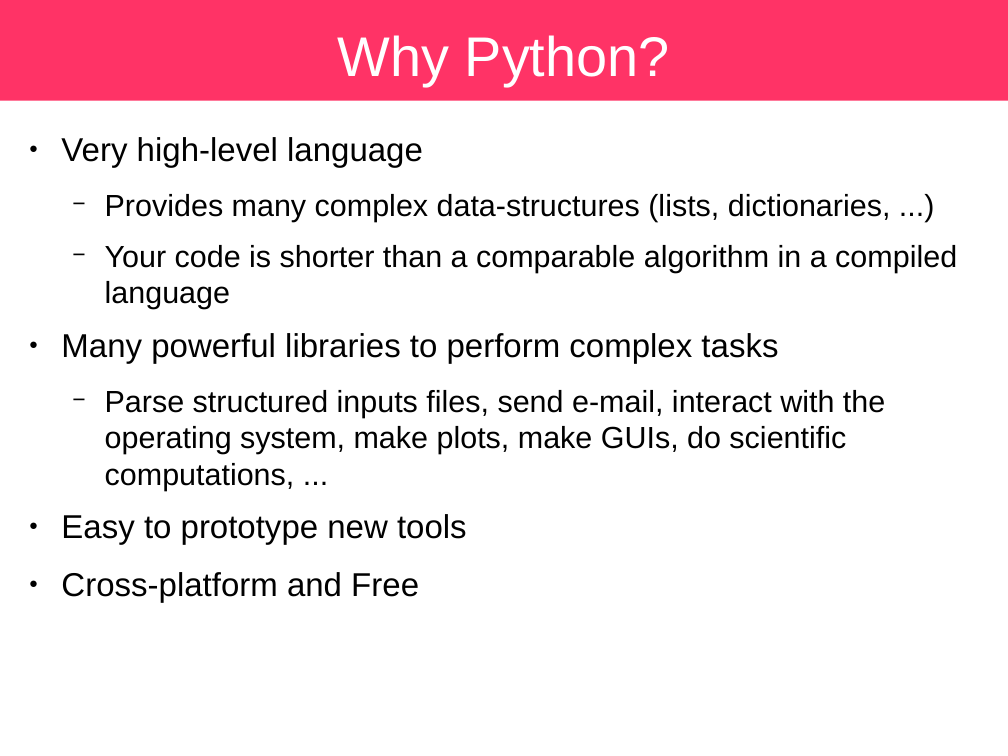
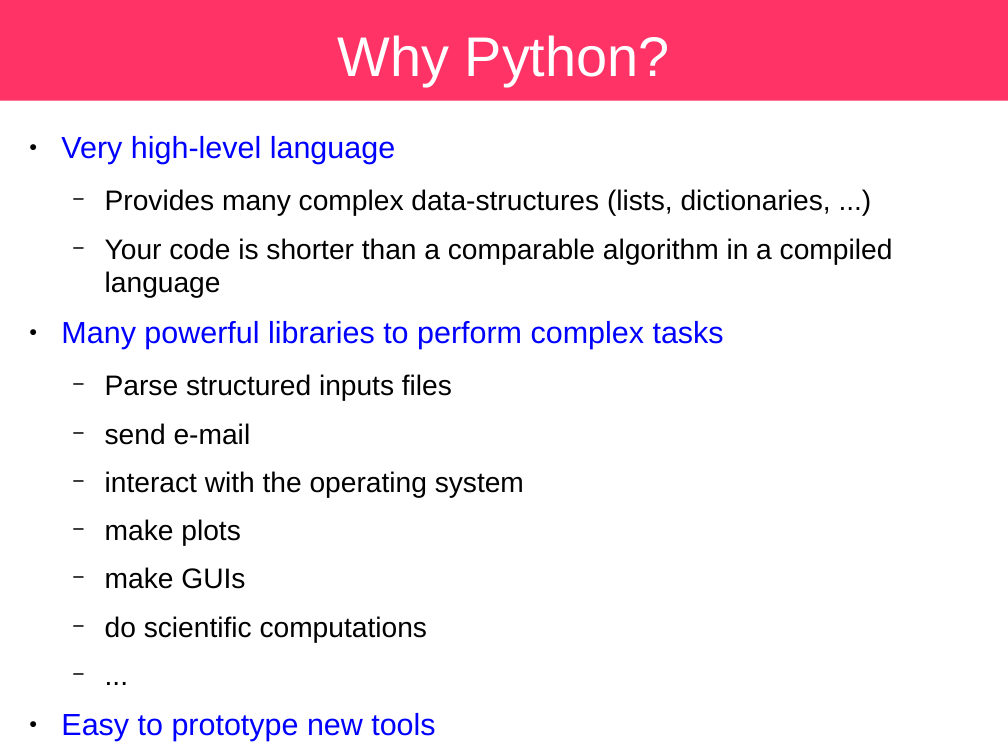
Before and after one commit to sbu-python-class/python-science, a slide deck: slide 3 of lectures/01-python/python.odp. Drawn at 1008x756 pixels with LibreOffice and Linux fonts; fonts in the diff are those of the drawing. Boxes give left, top, right and bottom in pixels: in the first picture for what was removed or moved away, otherwise in the second. Text is boxed around its words. In the diff, an @@ line names an element or a change of style, - is before the commit and + after.

Commit message:
many updates

```diff
--- a/lectures/01-python/python.odp
+++ b/lectures/01-python/python.odp
@@ text at (61, 136, 893, 741): size 26 to 24.1 pt, text colour #000000 to #0000FF in "Very high-level language", "Many powerful libraries to perform complex tasks", "Easy to prototype new tools", "Cross-platform and Free"; size 24 to 22.2 pt in "Provides many complex data-structures (lists, dictionaries,  ...", "Your code is shorter than a comparable ..." @@
@@ text at (105, 374, 524, 642): text changed; size 24 to 22.2 pt @@
-  − Parse structured inputs files, send e-mail, interact with the operating system, make plots, make GUIs, do scientific computations, ...
+  − Parse structured inputs files
+  − send e-mail
+  − interact with the operating system
+  − make plots
+  − make GUIs
+  − do scientific computations
+  − ...
```
Also in this commit, not shown: 16 other slides changed, 2 slides added, 1 slide removed, 1 other file.
